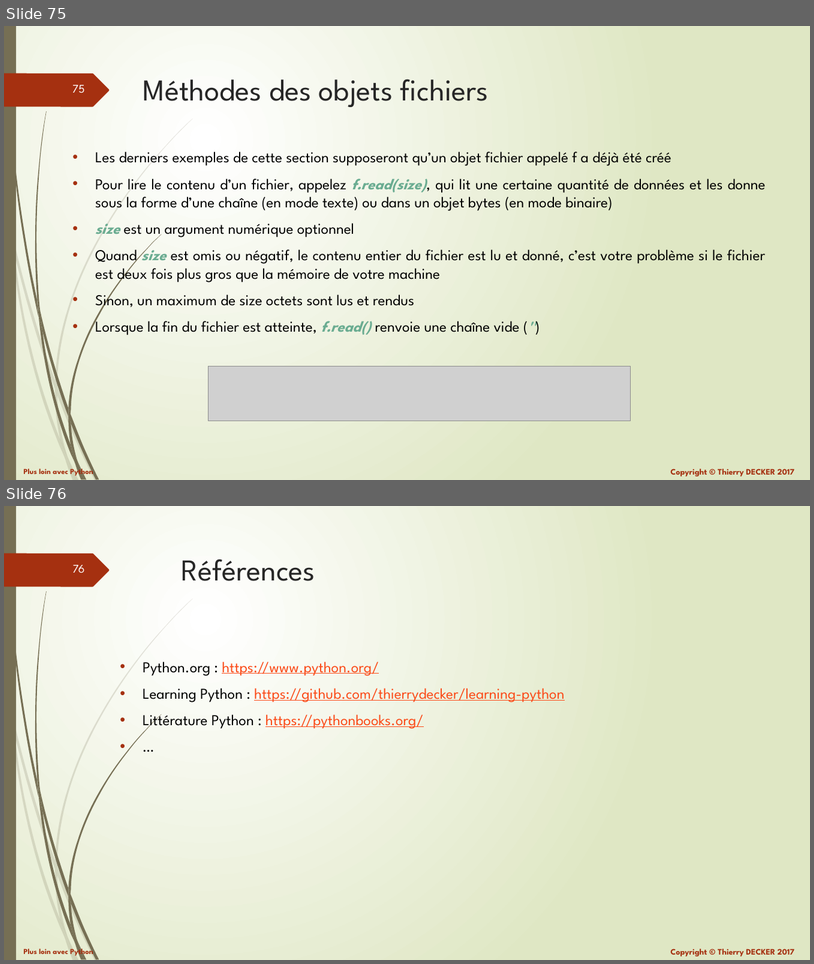
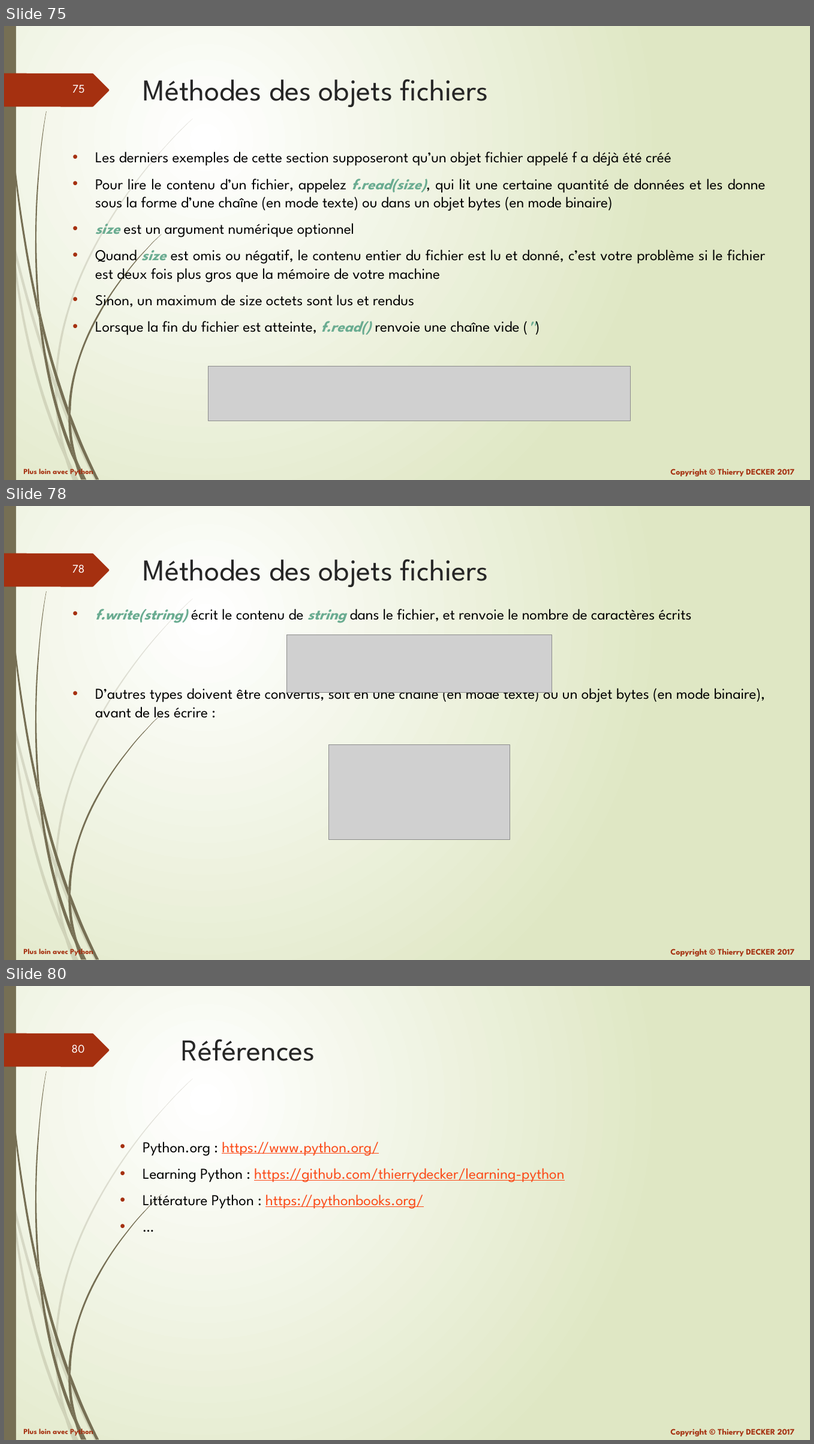
Before and after one commit to VikmanTheRacoon/learning-python, a slide deck: documentations/python-102.pptx. Shown one above the other, each under a label of ours: slides 75 and 76 before the commit, slides 75, 78 and 80 after it; the slides between them are not shown. The pictures are 814x964 and 814x1444 pixels, drawn with LibreOffice and Linux fonts; fonts in the diff are those of the drawing; grey boxes stand for pictures. Boxes give left, top, right and bottom in pixels: in the first picture for what was removed or moved away, otherwise in the second. Text is boxed around its words. In the diff, an @@ line names an element or a change of style, - is before the commit and + after.

```diff
--- a/documentations/python-102.pptx
+++ b/documentations/python-102.pptx
@@ slide 78 added at (4,506,810,960), background gradient #FFFFFF to #DFE8C4; not listed: 27 template elements that a slide beside it also shows @@
@@ title added at (143,559,489,587), 36 pt, text #262626 @@
+Méthodes des objets fichiers
@@ text added at (95,609,765,721), 18 pt, text #000000 @@
+• f.write(string) écrit le contenu de string dans le fichier, et renvoie le nombre de caractères écrits
+• D’autres types doivent être convertis, soit en une chaîne (en mode texte) ou un objet bytes (en mode binaire), avant de les écrire :
@@ picture added at (287,635,552,693) @@
@@ picture added at (329,745,510,840) @@
@@ what was slide 76 is now slide 80 @@
@@ page number at (72,1045,85,1053): text changed @@
-76
+80
```
Also in this commit, not shown: 3 other slides added, 1 other file.
